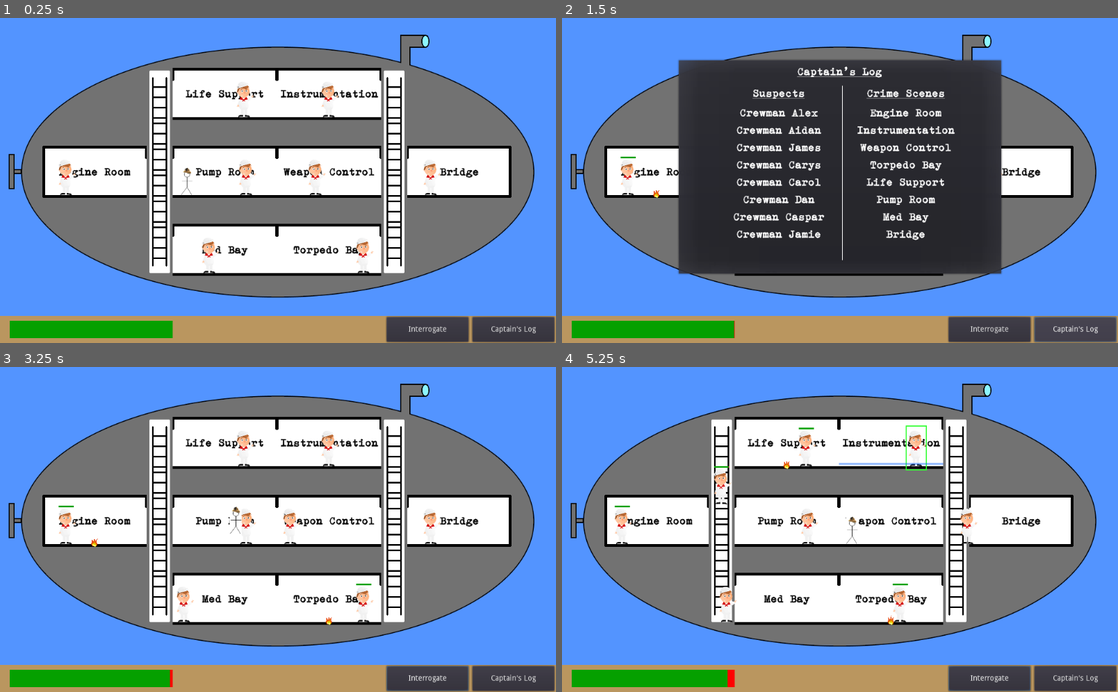
Above: before the commit, frames 1-4 (two rows, left to right).
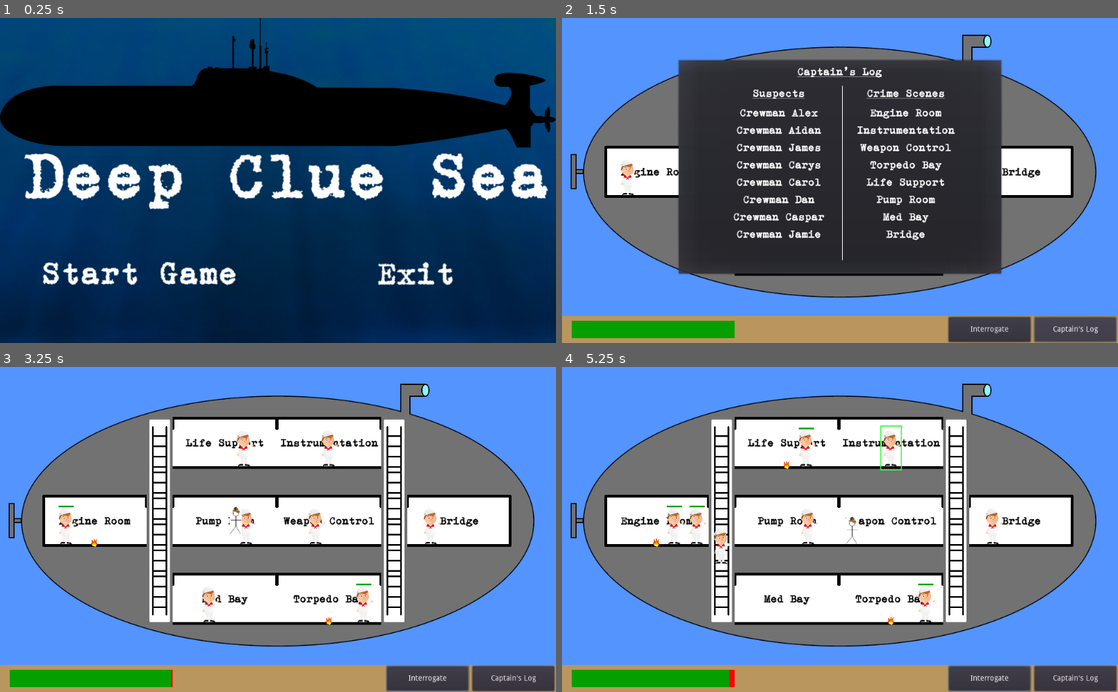
Above: after the commit, the same moments.

Repository: danielcannell/deep-clue-sea
Game: Godot game, scene res://menu/StartMenu.tscn
Two runs of this game, one before a commit and one after it. Both use one fixed random seed, a clock stepped at 60 frames per second and the inputs below. Before the commit the project starts from res://Main.tscn.
Inputs (mouse positions are in pixels of both pictures, inside the frame that each line leads up to):
- Up to frame 1 (0.25 s): no input
- Up to frame 2 (1.5 s): click (701, 274) at 0.52 s; click "Captain's Log" at 1.25 s
- Up to frame 3 (3.25 s): click "Interrogate" at 2 s; tap Enter at 2.75 s; move the mouse to (94, 519) at 2.77 s; hold D (move_right) from 2.78 s (still down); click (94, 519) at 2.92 s; tap W (jump) at 3.02 s
- Up to frame 4 (5.25 s): move the mouse to (890, 441) at 3.52 s; click (890, 441) at 3.67 s; tap W (jump) at 3.77 s; move the mouse to (890, 519) at 4.27 s; release D (move_right) at 4.28 s; hold A (move_left) 4.28-5.03 s; click (890, 519) at 4.42 s; move the mouse to (890, 597) at 5.02 s; hold D (move_right) from 5.03 s (still down); click (890, 597) at 5.17 s

The runs differ from the first frame. In frame 1, 97% of the frame differs, in the area x 0-100%, y 0-100%; in frame 2, less than 0.1%; in frame 3, 0.4%; in frame 4, 1.8%.

Commit message:
Set menu to be start screen

Diff:
--- a/project.godot
+++ b/project.godot
@@ -11,7 +11,7 @@
 [application]
 
 config/name="Deep Clue Sea"
-run/main_scene="res://Main.tscn"
+run/main_scene="res://menu/StartMenu.tscn"
 config/icon="res://icon.png"
 
 [autoload]
